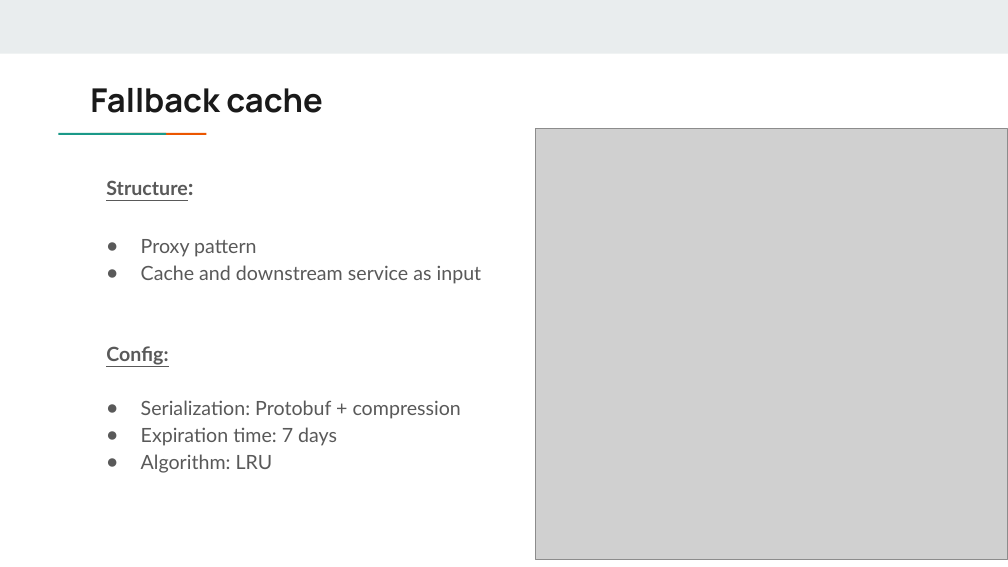
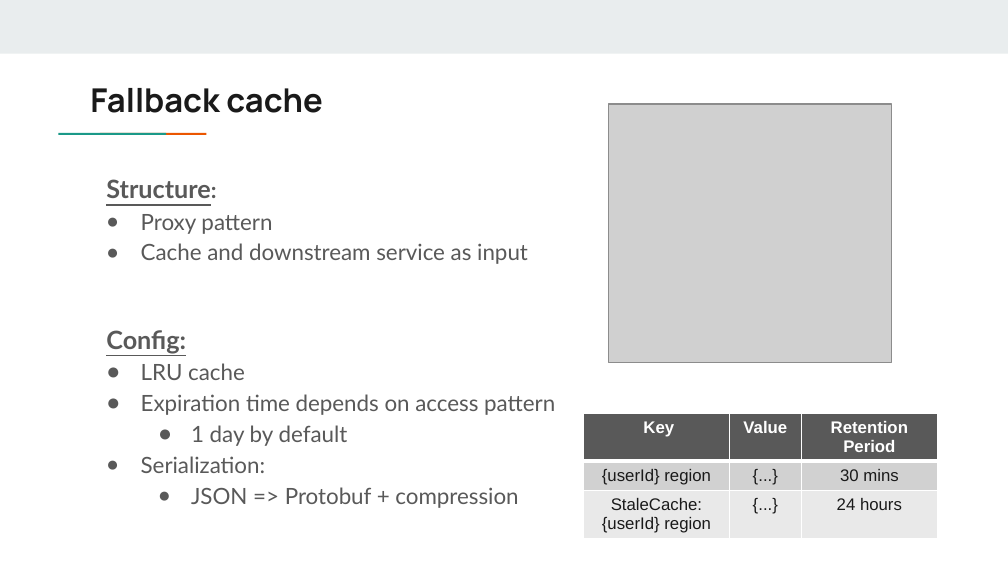
Before and after one commit to DreamOfTheRedChamber/my-resume, a slide deck: slide 19 of ExperiencesTalks/AuthzServiceMigration.pptx (slide 17 before the commit). Drawn at 1008x567 pixels with LibreOffice and Linux fonts; fonts in the diff are those of the drawing; grey boxes stand for pictures. Boxes give left, top, right and bottom in pixels: in the first picture for what was removed or moved away, otherwise in the second. Text is boxed around its words. In the diff, an @@ line names an element or a change of style, - is before the commit and + after.

```diff
--- a/ExperiencesTalks/AuthzServiceMigration.pptx
+++ b/ExperiencesTalks/AuthzServiceMigration.pptx
@@ picture: place and size @@
-picture at [536,129,1008,559]
+picture at [609,104,892,362]
@@ text at [106,179,528,353]: size 14 to 18 pt in "Structure:", "Config:"; size 14 to 16 pt in "Proxy pattern", "Cache and downstream service as input" @@
@@ text at [141,363,555,508]: text changed; size 14 to 16 pt @@
-● Serialization: Protobuf + compression
-● Expiration time: 7 days
-● Algorithm: LRU
+● LRU cache
+● Expiration time depends on access pattern
+  ● 1 day by default
+● Serialization:
+  ● JSON => Protobuf + compression
@@ table added at [584,413,937,544], 3 rows, 3 columns @@
+Key | Value | Retention Period
+{userId} region | {...} | 30 mins
+StaleCache: {userId} region | {...} | 24 hours
```
Also in this commit, not shown: 10 other slides changed, 10 slides added, 9 slides removed.
